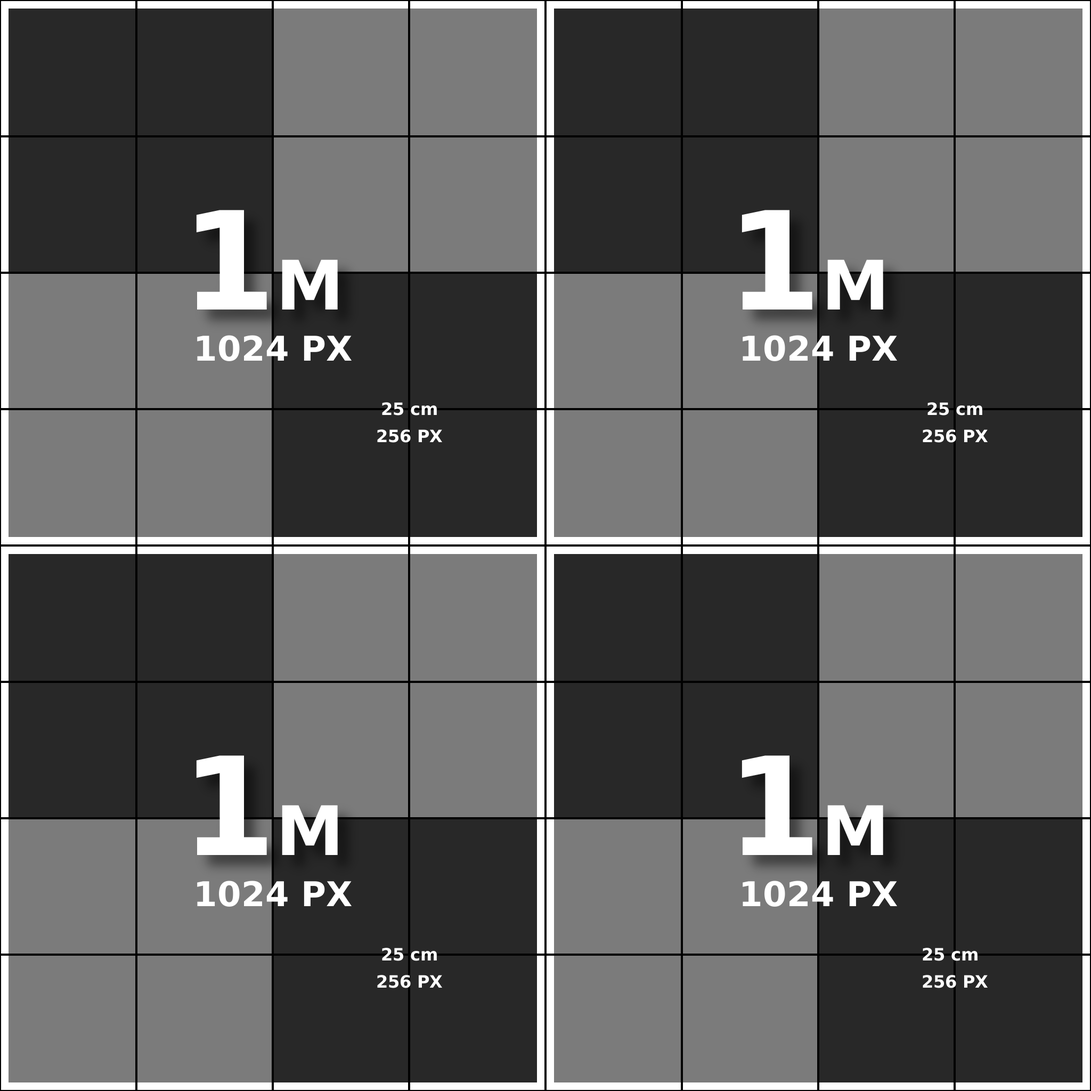
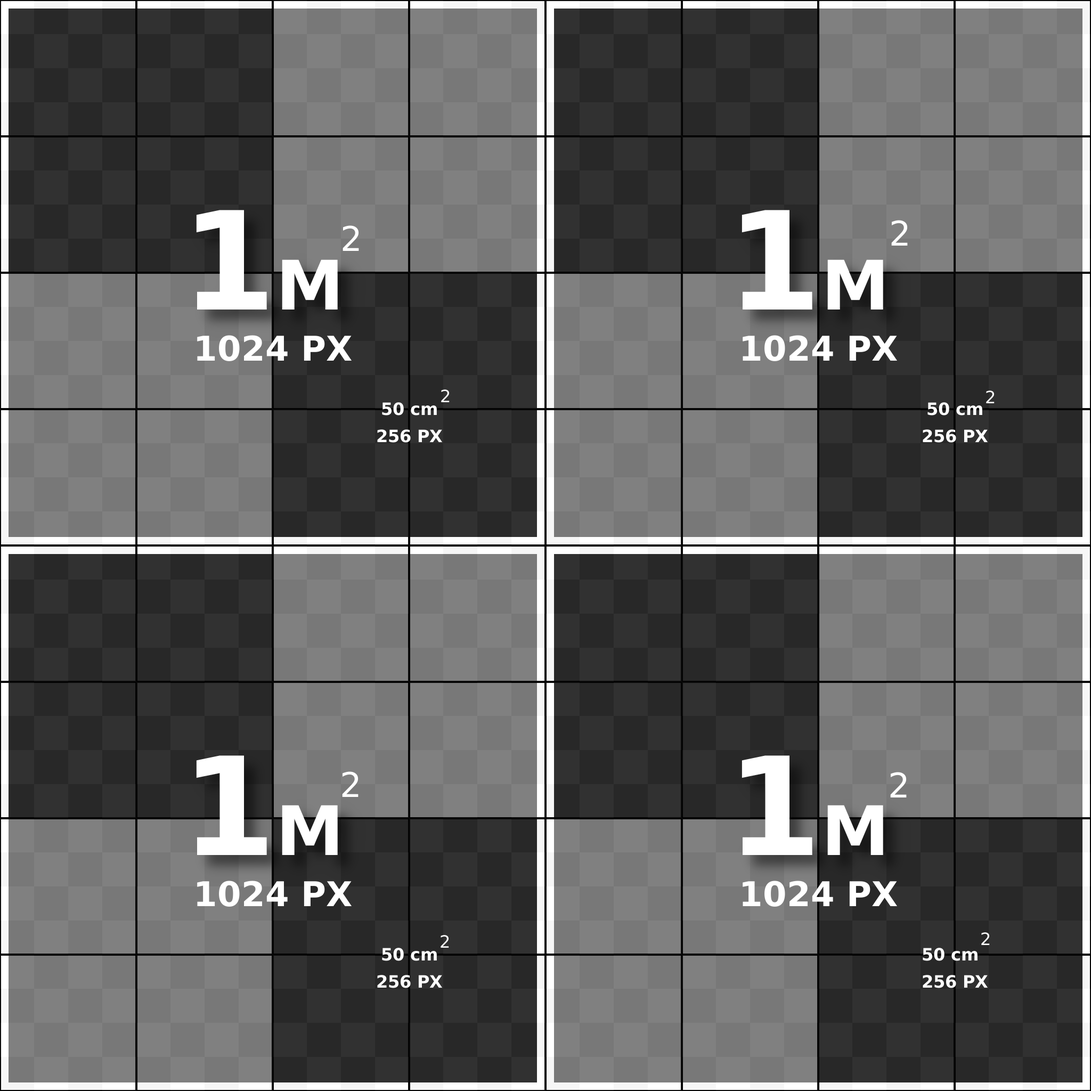
Comparing the layer stacks of the two (1091, 1091) images. Changes:
added group "2 pequeño" with 4 layers in group "25Cm" over left=440, top=389, right=996, bottom=949
added layer "2 #5" in group "2 pequeño" over left=441, top=389, right=450, bottom=403
added layer "2 #6" in group "2 pequeño" over left=986, top=390, right=996, bottom=404
added layer "2 #7" in group "2 pequeño" over left=440, top=935, right=450, bottom=949
added layer "2 #8" in group "2 pequeño" over left=981, top=932, right=991, bottom=946
painted on "25CM" over left=923, top=948, right=945, bottom=962
painted on "25CM #2" over left=927, top=402, right=950, bottom=416
painted on "25CM #3" over left=382, top=402, right=404, bottom=416
painted on "25CM #1" over left=382, top=948, right=404, bottom=962
added group "2 #4" with 4 layers in group "Copia de 1024 text" over left=342, top=220, right=909, bottom=798
added layer "2 #3" in group "2 #4" over left=890, top=772, right=908, bottom=798
added layer "2" in group "2 #4" over left=342, top=771, right=359, bottom=798
added layer "2 #1" in group "2 #4" over left=342, top=225, right=360, bottom=252
added layer "2 #2" in group "2 #4" over left=891, top=220, right=909, bottom=246
added layer "cuadriculas #1" (4%) in group "cuadriculas" over left=0, top=0, right=1091, bottom=1091
